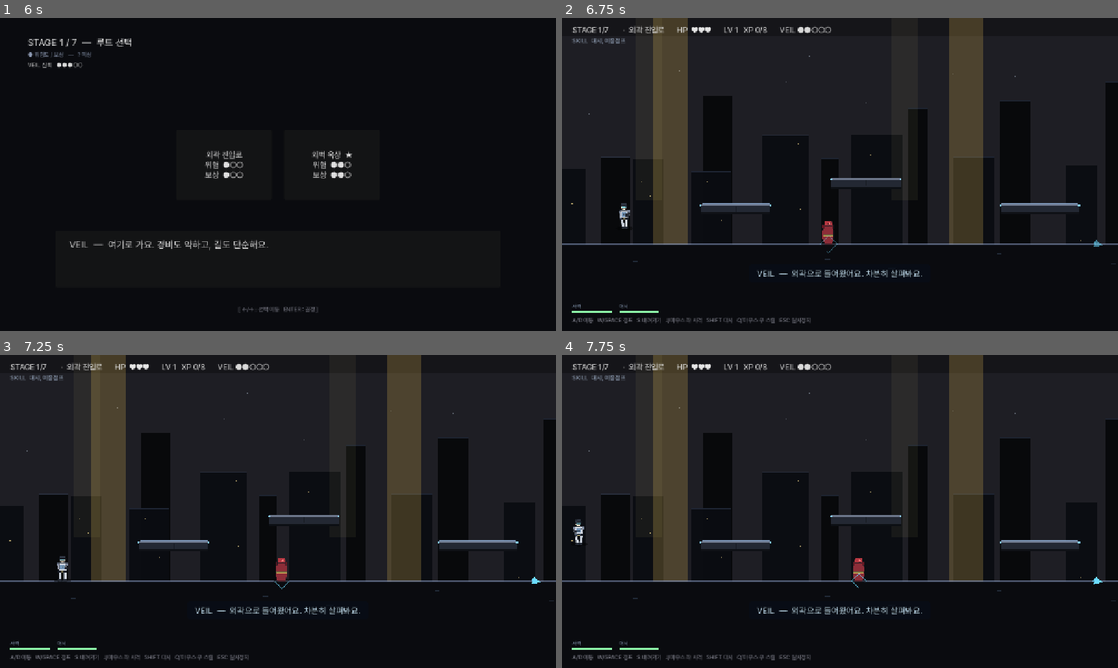
Above: before the commit, frames 1-4 (two rows, left to right).
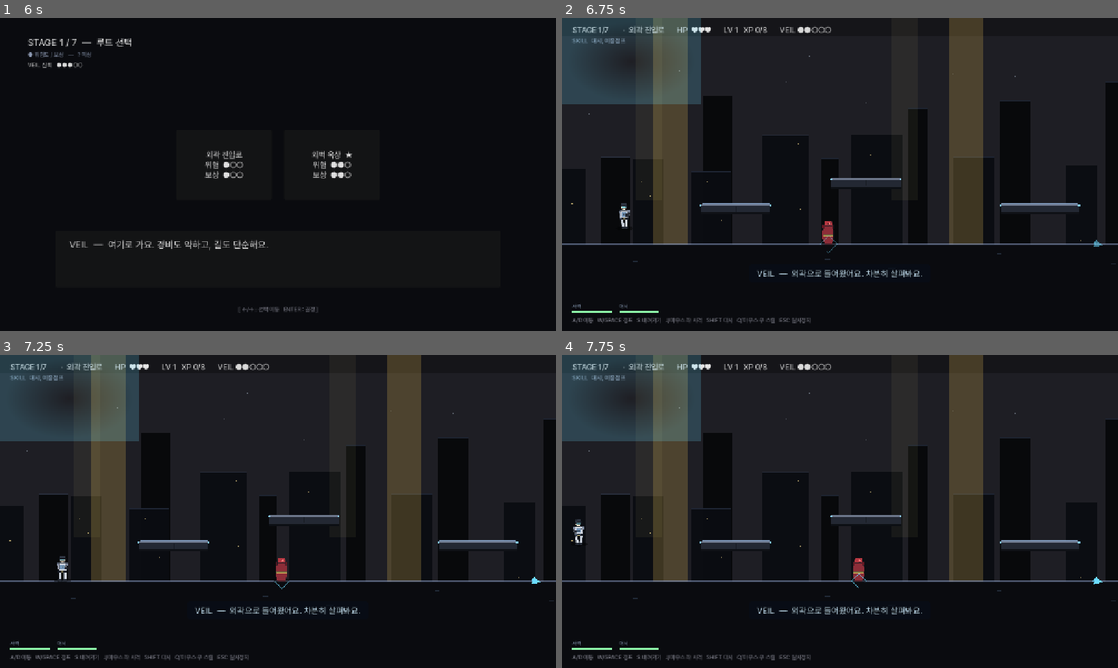
Above: after the commit, the same moments.

Repository: soomin007/EyesOnYou
Game: Godot game, scene res://scenes/main.tscn
Same seed, same stepped clock (60 frames per second), same inputs: the game is played once before the commit and once after it.
Inputs (mouse positions are in pixels of both pictures, inside the frame that each line leads up to):
- Up to frame 1 (6 s): click "게임 시작" at 0.5 s; click "일반 모드" at 1.25 s; click "바로 시작" at 2 s; tap Enter (ui_accept) at 2.75, 4.25, 5, 5.75 s; move the mouse to (400, 158) at 2.77 s; press the mouse at (400, 158) at 2.78 s; hold D (move_right) 2.78-4.28 s; tap W (jump) at 3.02, 3.77, 5.27 s; move the mouse to (166, 190) at 3.52 s; release the mouse at (166, 190) at 3.53 s; tap Shift (dash) at 3.6 s; click (166, 190) at 3.67 s; move the mouse to (333, 105) at 4.27 s; hold A (move_left) 4.28-5.03 s; tap Space at 4.35 s; click (333, 105) at 4.42 s; move the mouse to (250, 237) at 5.02 s; hold D (move_right) from 5.03 s (still down); tap Q at 5.1 s; click (250, 237) at 5.17 s; move the mouse to (444, 221) at 5.77 s; tap E at 5.85 s; click (444, 221) at 5.92 s
- Up to frame 2 (6.75 s): tap W (jump) at 6.02 s; release D (move_right) at 6.5 s; click "확인" at 6.5 s
- Up to frame 3 (7.25 s): no input
- Up to frame 4 (7.75 s): move the mouse to (673, 464) at 7.27 s; hold A (move_left) from 7.28 s (still down); tap J at 7.35 s; click (673, 464) at 7.42 s; tap W (jump) at 7.52 s

Frame 1 is identical in both runs. In frame 2, 5.2% of the frame differs, in the area x 0-25%, y 0-28%; in frame 3, 5.2%; in frame 4, 5.2%.

Commit message:
feat(sight): VeilSight 화면효과화 — 테두리 VEIL색 / 시야 축소 + 역전 앞당김
사용자 피드백: 적이 적어 마커만으론 약함 + "안 보인다" 시점 너무 늦고 페널티 미미.
마커 위에 화면 전체 효과를 얹어 "VEIL의 봄/안 봄"을 항상 체감시킨다.

- VeilSight 비네트(라디얼 그라데이션 TextureRect): 기본=테두리 은은한 VEIL 시안(함께 본다),
  degradation=검정 + 반경 안쪽으로 축소(시야 좁아짐 = 실질 페널티) + 약한 펄스로 불안정.
- degradation 페널티 강화: 영구 소등 BLIND_PCT 35→50%.
- 역전 타이밍 앞당김(너무 늦다): POSITION 트리거 62→48%, ARENA 지연 4.8→3.0s.
- 글라이드 T1 desc 간략화(난잡 → "점프 홀드 시 천천히 낙하·이동").

Diff:
--- a/scripts/SkillTreeData.gd
+++ b/scripts/SkillTreeData.gd
@@ -43,7 +43,7 @@
 	{
 		"id": "glide", "family": FAMILY_MOBILITY,
 		"tiers": [
-			{"name": "공중 활강",   "desc": "점프 홀드 시 천천히 낙하 + 좌우로 가속·제어", "active": false},
+			{"name": "공중 활강",   "desc": "점프 홀드 시 천천히 낙하·이동", "active": false},
 			{"name": "관통 사격",   "desc": "활강 중 사격이 적을 관통 (데미지 +1)",      "active": false},
 			{"name": "유도 사격",   "desc": "활강 중 사격이 적을 추적",                 "active": false},
 		],
--- a/scripts/Stage.gd
+++ b/scripts/Stage.gd
@@ -221,15 +221,16 @@
 	var line: String = _act3_vision_line(stage)
 	if line == "":
 		return
-	# 트래버스가 없는 ARENA(FIXED 카메라) — 위치 트리거가 무의미하니 진입 멘트(수명 ~4.4s) 뒤 지연 자막으로.
+	# 트래버스가 없는 ARENA(FIXED 카메라) — 위치 트리거가 무의미하니 진입 멘트 뒤 지연 자막으로.
+	# 사용자: "안 보인다 시점이 너무 늦다" → 4.8→3.0s로 앞당김.
 	if _goal_type != "POSITION":
 		var tw := create_tween()
-		tw.tween_interval(4.8)
+		tw.tween_interval(3.0)
 		tw.tween_callback(_fire_act3_vision.bind(line))
 		return
-	# 진행 방향(시작 → 골)의 ~62% 지점에 진행 축을 가로지르는 트리거 밴드.
+	# 진행 방향(시작 → 골)의 ~48% 지점에 진행 축을 가로지르는 트리거 밴드(사용자: 역전이 너무 늦음 → 62%→48%).
 	# 세로 맵은 폭 전체를, 가로 맵은 높이 전체를 덮어 어느 발판/높이로 지나도 통과하게.
-	var approach: Vector2 = PLAYER_START.lerp(_goal_pos, 0.62)
+	var approach: Vector2 = PLAYER_START.lerp(_goal_pos, 0.48)
 	var box: Vector2
 	if _world_size.y > _world_size.x:
 		box = Vector2(_world_size.x, 260.0)
--- a/scripts/VeilSight.gd
+++ b/scripts/VeilSight.gd
@@ -27,17 +27,68 @@
 const CALL_COOLDOWN: float = 18.0             # VEIL이 말로 짚는 최소 간격 (노이즈 방지)
 const MIN_CALL_TIME: float = 7.0             # 맵 진입 멘트 보호 — 이 전엔 말 안 함
 const GLITCH_DUR: float = 1.2                # 역전 순간 일제 붕괴 연출 길이
-const BLIND_PCT: int = 35                    # degradation 중 VEIL이 영영 못 보는 위협 비율(%)
+const BLIND_PCT: int = 50                    # degradation 중 VEIL이 영영 못 보는 위협 비율(%) — 페널티 강화
+
+# 화면 비네트 — 적 수가 적어 마커만으론 약하니 화면 전체로 "VEIL의 봄/안 봄"을 항상 체감시킨다.
+# 기본: 테두리에 은은한 VEIL 시안(함께 본다). degradation: 어둡게 + 안쪽으로 좁아짐(시야 축소 = 페널티).
+const VIG_FAR: Vector2 = Vector2(0.5, 0.04)   # 기본 — radial 반경 큼(얇은 가장자리 테두리)
+const VIG_NEAR: Vector2 = Vector2(0.5, 0.30)  # degradation — 반경 작음(중앙만 보이는 시야 축소)
+const VIG_CALM_A: float = 0.20                # 기본 시안 테두리 알파
+const VIG_DARK_A: float = 0.66                # degradation 검정 비네트 알파
 
 var _t: float = 0.0
 var _seen: Dictionary = {}                    # instance_id → 처음 본 _t (페이드인용)
 var _degrade_t: float = -1.0                  # >=0 이면 ACT3 degradation 진행 중 (시작 시각)
 var _intro_called: bool = false               # "표시해 둘게요" 메타 소개 1회
 var _last_call_t: float = -999.0
+var _vignette: TextureRect = null             # 테두리 시안 / 시야 축소 비네트
+var _vig: float = 0.0                          # 0=기본(시안 테두리) → 1=degradation(검정 축소)
 
 func _ready() -> void:
 	mouse_filter = Control.MOUSE_FILTER_IGNORE
 	set_anchors_preset(Control.PRESET_FULL_RECT)
+	_build_vignette()
+
+# 화면 비네트 — 라디얼 그라데이션(중앙 투명→가장자리 불투명) 흰 텍스처를 modulate 색으로 물들인다.
+# 기본=시안 테두리(VEIL이 함께 본다), degradation=검정 + 반경 축소(시야 좁아짐). _update_vignette가 전환.
+func _build_vignette() -> void:
+	_vignette = TextureRect.new()
+	_vignette.set_anchors_preset(Control.PRESET_FULL_RECT)
+	_vignette.mouse_filter = Control.MOUSE_FILTER_IGNORE
+	_vignette.stretch_mode = TextureRect.STRETCH_SCALE
+	var grad := Gradient.new()
+	grad.offsets = PackedFloat32Array([0.0, 1.0])
+	grad.colors = PackedColorArray([Color(1, 1, 1, 0), Color(1, 1, 1, 1)])
+	var gt := GradientTexture2D.new()
+	gt.gradient = grad
+	gt.fill = GradientTexture2D.FILL_RADIAL
+	gt.fill_from = Vector2(0.5, 0.5)
+	gt.fill_to = VIG_FAR
+	gt.width = 320
+	gt.height = 200
+	_vignette.texture = gt
+	_vignette.modulate = Color(CALM.r, CALM.g, CALM.b, VIG_CALM_A)
+	add_child(_vignette)
+
+func _update_vignette(delta: float) -> void:
+	if _vignette == null:
+		return
+	var target: float = 1.0 if _is_degraded() else 0.0
+	_vig = move_toward(_vig, target, delta * 1.4)
+	# 기본 시안 테두리 → degradation 검정. 알파도 함께 lerp.
+	var base: Color = Color(CALM.r, CALM.g, CALM.b, VIG_CALM_A)
+	var dark: Color = Color(0.0, 0.0, 0.02, VIG_DARK_A)
+	var col: Color = base.lerp(dark, _vig)
+	# degradation 중엔 약한 펄스로 불안정함.
+	if _is_degraded():
+		col.a *= 1.0 + 0.08 * sin(_t * 4.0)
+	_vignette.modulate = col
+	# 반경: 기본 가장자리(얇은 테두리) → degradation 안쪽(시야 축소).
+	var gt: GradientTexture2D = _vignette.texture as GradientTexture2D
+	if gt != null:
+		var ft: Vector2 = VIG_FAR.lerp(VIG_NEAR, _vig)
+		if not ft.is_equal_approx(gt.fill_to):
+			gt.fill_to = ft
 
 # ACT3 자막("여기서부터는 잘 안 보여요")과 동기 호출 — 그 순간 마커가 무너진다.
 func begin_degradation() -> void:
@@ -51,6 +102,7 @@
 func _process(delta: float) -> void:
 	_t += delta
 	_scan_for_call()
+	_update_vignette(delta)
 	queue_redraw()
 
 # 화면 밖에 새로 나타난 위협을 VEIL이 말로 짚는다(레이더 아님의 핵심). 쿨다운/진입보호로 절제.
